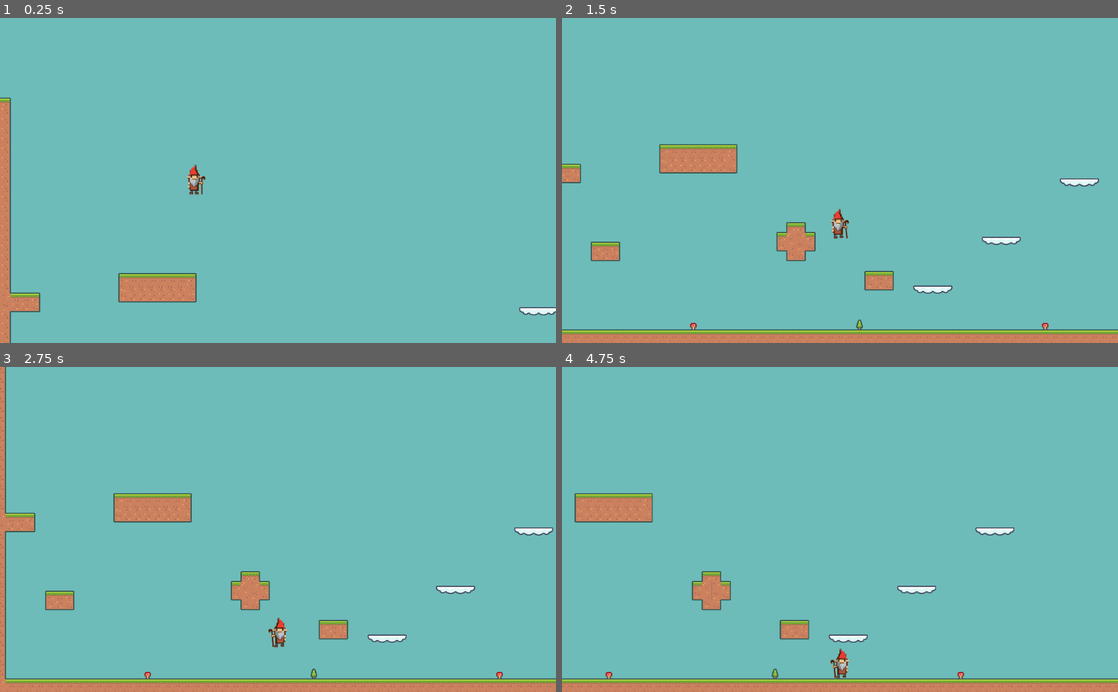
Above: before the commit, frames 1-4 (two rows, left to right).
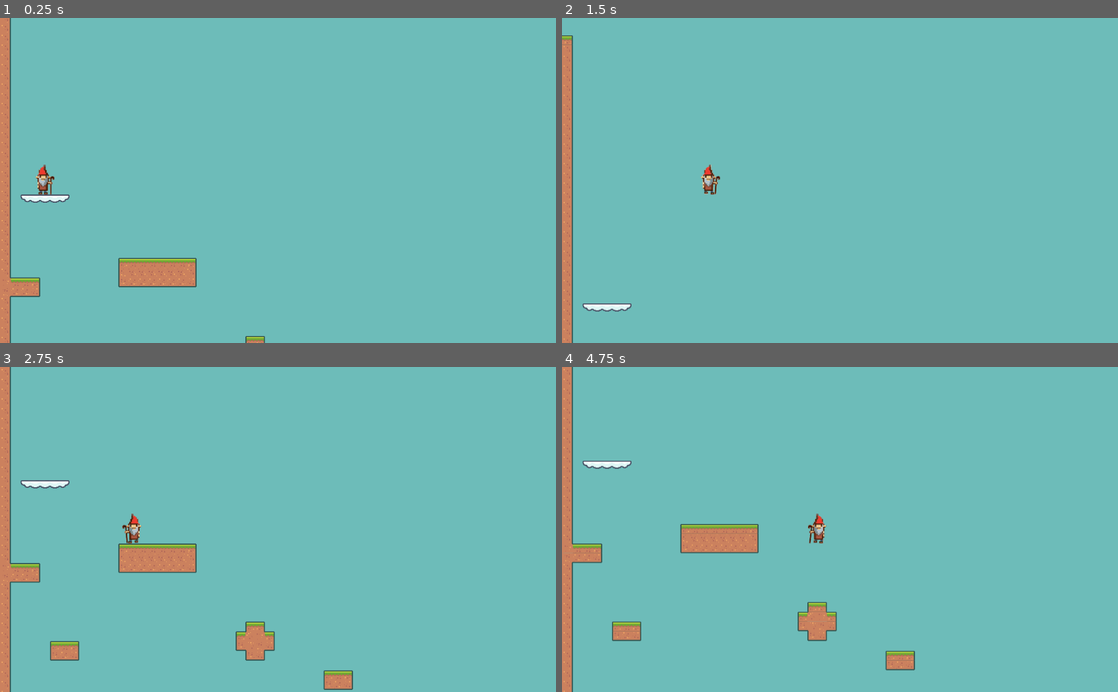
Above: after the commit, the same moments.

Repository: User7800/gamed_prjt2_feb23
Game: Godot game, scene res://MainScene.tscn
Two runs of this game, one before a commit and one after it. Both use one fixed random seed, a clock stepped at 60 frames per second and the inputs below. This scene is started directly instead of the project's main scene.
Inputs:
- Up to frame 1 (0.25 s): no input
- Up to frame 2 (1.5 s): hold Right (ui_right) from 0.53 s (still down); tap Up (ui_up) at 0.77 s
- Up to frame 3 (2.75 s): tap Up (ui_up) at 1.52 s; release Right (ui_right) at 2.03 s; hold Left (ui_left) from 2.03 s (still down)
- Up to frame 4 (4.75 s): release Left (ui_left) at 2.78 s; hold Right (ui_right) 2.78-4.28 s; tap Up (ui_up) at 3.02, 3.77, 4.52 s; hold Left (ui_left) from 4.28 s (still down)

The runs differ from the first frame. In frame 1, 3.6% of the frame differs, in the area x 0-100%, y 0-100%; in frame 2, 9.7%; in frame 3, 12%; in frame 4, 12%.

Commit message:
Tweaked platforms
Made a cloud node to save from the jank of manual hitboxxing one way tiles.

Diff:
--- a/MainScene.tscn
+++ b/MainScene.tscn
@@ -1,16 +1,13 @@
-[gd_scene load_steps=8 format=2]
+[gd_scene load_steps=7 format=2]
 
 [ext_resource path="res://tiles_solid.tscn" type="PackedScene" id=1]
 [ext_resource path="res://ASSETS/Character/Robert.tscn" type="PackedScene" id=2]
 [ext_resource path="res://Obstacles.tscn" type="PackedScene" id=3]
 [ext_resource path="res://ASSETS/Playground level background.png" type="Texture" id=4]
-[ext_resource path="res://tiles_oneway.tscn" type="PackedScene" id=5]
+[ext_resource path="res://platforms/cloud.tscn" type="PackedScene" id=5]
 
 [sub_resource type="RectangleShape2D" id=1]
 extents = Vector2( 2714.5, 105 )
-
-[sub_resource type="RectangleShape2D" id=2]
-extents = Vector2( 36, 4.5 )
 
 [node name="MainScene" type="Node2D"]
 
@@ -19,12 +16,12 @@
 [node name="ParallaxLayer" type="ParallaxLayer" parent="ParallaxBackground"]
 
 [node name="Sprite" type="Sprite" parent="ParallaxBackground/ParallaxLayer"]
-position = Vector2( 351, 72 )
+position = Vector2( 288, 90 )
 scale = Vector2( 7.88715, 4.2284 )
 texture = ExtResource( 4 )
 
 [node name="Robert" parent="." instance=ExtResource( 2 )]
-position = Vector2( -1189, 122 )
+position = Vector2( -1467, 162 )
 __meta__ = {
 "_edit_group_": true
 }
@@ -50,32 +47,14 @@
 position = Vector2( 2704.5, 95 )
 shape = SubResource( 1 )
 
-[node name="oneway" parent="." instance=ExtResource( 5 )]
-tile_data = PoolIntArray( 1507295, 1, 0, 1507296, 1, 1, 1507297, 1, 1, 1507298, 1, 2, 1900503, 1, 0, 1900504, 1, 1, 1900505, 1, 1, 1900506, 1, 2, 2228176, 1, 0, 2228177, 1, 1, 2228178, 1, 1, 2228179, 1, 2 )
-
-[node name="StaticBody2D" type="StaticBody2D" parent="oneway"]
-
-[node name="OneWay" type="CollisionShape2D" parent="oneway/StaticBody2D"]
-position = Vector2( -558, 400.5 )
-shape = SubResource( 2 )
-one_way_collision = true
-
-[node name="OneWay2" type="CollisionShape2D" parent="oneway/StaticBody2D"]
-position = Vector2( -702, 508.5 )
-shape = SubResource( 2 )
-one_way_collision = true
-
-[node name="OneWay3" type="CollisionShape2D" parent="oneway/StaticBody2D"]
-position = Vector2( -828, 598.5 )
-shape = SubResource( 2 )
-one_way_collision = true
-
 [node name="solid" parent="." instance=ExtResource( 1 )]
 position = Vector2( -90, 117 )
-tile_data = PoolIntArray( -327762, 1, 65537, -327761, 1, 65539, -262226, 1, 393217, -262225, 1, 39321 …(44006 unchanged characters)…
+tile_data = PoolIntArray( -1376338, 1, 65537, -1376337, 1, 65539, -1310802, 1, 393217, -1310801, 1, 393219, -1245266, 1, 393217, -1245265, 1, 393219, -1179730, 1, 393217, -1179729, 1, 393219, -1114194, 1, 393217, -1114193, 1, 393219, -1048658, 1, 393217, -1048657, 1, 393219, -983122, 1, 393217, -983121, 1, 393219, -917586, 1, 393217, -917585, 1, 393219, -852050, 1, 393217, -852049, 1, 393219, -786514, 1, 393217, -786513, 1, 393219, -720978, 1, 393217, -720977, 1, 393219, -655442, 1, 393217, -655441, 1, 393219, -589906, 1, 393217, -589905, 1, 393219, -524370, 1, 393217, -524369, 1, 393219, -458834, 1, 393217, -458833, 1, 393219, -393298, 1, 393217, -393297, 1, 393219, -327762, 1, 393217, -327761, 1, 393219, -262226, 1, 393217, -262225, 1, 39321 …(44006 unchanged characters)…
+
+[node name="cloud" parent="." instance=ExtResource( 5 )]
+position = Vector2( -1512, 216 )
 
 [connection signal="body_entered" from="Saw/SawArea" to="Robert" method="_on_SawArea_body_entered"]
 [connection signal="body_entered" from="fall_area" to="Robert" method="_on_Area2D_body_entered"]
 
 [editable path="Saw"]
-[editable path="oneway"]
--- /dev/null
+++ b/platforms/cloud.tscn
@@ -0,0 +1,11 @@
+[gd_scene load_steps=3 format=2]
+
+[ext_resource path="res://platforms/oneway_col.tscn" type="PackedScene" id=1]
+[ext_resource path="res://platforms/tiles_oneway.tscn" type="PackedScene" id=2]
+
+[node name="cloud" type="Node2D"]
+
+[node name="oneway" parent="." instance=ExtResource( 2 )]
+tile_data = PoolIntArray( 0, 1, 0, 1, 1, 1, 2, 1, 1, 3, 1, 1, 4, 1, 2 )
+
+[node name="oneway_col" parent="oneway" instance=ExtResource( 1 )]
--- /dev/null
+++ b/platforms/oneway_col.tscn
@@ -0,0 +1,15 @@
+[gd_scene load_steps=2 format=2]
+
+[sub_resource type="RectangleShape2D" id=1]
+extents = Vector2( 45, 4.5 )
+
+[node name="oneway_col" type="StaticBody2D"]
+position = Vector2( 9, 0 )
+__meta__ = {
+"_edit_group_": true
+}
+
+[node name="CollisionShape2D" type="CollisionShape2D" parent="."]
+position = Vector2( 36, 4.5 )
+shape = SubResource( 1 )
+one_way_collision = true
--- a/tiles_oneway.tscn
+++ b/platforms/tiles_oneway.tscn
@@ -10,7 +10,7 @@
 0/region = Rect2( 288, 0, 72, 126 )
 0/tile_mode = 1
 0/autotile/bitmask_mode = 1
-0/autotile/bitmask_flags = [ Vector2( 0, 5 ), 146, Vector2( 0, 6 ), 154, Vector2( 1, 0 ), 432, Vector2( 1, 1 ), 438, Vector2( 1, 2 ), 54, Vector2( 1, 3 ), 48, Vector2( 1, 4 ), 191, Vector2( 1, 5 ), 186, Vector2( 1, 6 ), 18, Vector2( 2, 0 ), 504, Vector2( 2, 1 ), 511, Vector2( 2, 2 ), 63, Vector2( 2, 3 ), 56, Vector2( 2, 4 ), 48, Vector2( 2, 6 ), 178, Vector2( 3, 0 ), 216, Vector2( 3, 1 ), 219, Vector2( 3, 2 ), 27, Vector2( 3, 3 ), 24, Vector2( 3, 6 ), 24 ]
+0/autotile/bitmask_flags = [ Vector2( 0, 5 ), 146, Vector2( 0, 6 ), 154, Vector2( 1, 0 ), 432, Vector2( 1, 1 ), 438, Vector2( 1, 2 ), 54, Vector2( 1, 4 ), 191, Vector2( 1, 5 ), 186, Vector2( 1, 6 ), 18, Vector2( 2, 0 ), 504, Vector2( 2, 1 ), 511, Vector2( 2, 2 ), 63, Vector2( 2, 4 ), 48, Vector2( 2, 6 ), 178, Vector2( 3, 0 ), 216, Vector2( 3, 1 ), 219, Vector2( 3, 2 ), 27, Vector2( 3, 4 ), 56, Vector2( 3, 6 ), 24 ]
 0/autotile/icon_coordinate = Vector2( 0, 0 )
 0/autotile/tile_size = Vector2( 18, 18 )
 0/autotile/spacing = 0
--- a/tiles_solid.tscn
+++ b/tiles_solid.tscn
@@ -1,6 +1,7 @@
-[gd_scene load_steps=37 format=2]
+[gd_scene load_steps=39 format=2]
 
 [ext_resource path="res://ASSETS/lvl1_tiles_packed.png" type="Texture" id=1]
+[ext_resource path="res://ASSETS/IndustrialTile_03.png" type="Texture" id=2]
 
 [sub_resource type="ConvexPolygonShape2D" id=2]
 points = PoolVector2Array( 0, 0, 18, 0, 18, 18, 0, 18 )
@@ -103,6 +104,9 @@
 
 [sub_resource type="ConvexPolygonShape2D" id=35]
 points = PoolVector2Array( 0, 0, 18, 0, 18, 18, 0, 18 )
+
+[sub_resource type="ConvexPolygonShape2D" id=36]
+points = PoolVector2Array( 0, 0, 32, 0, 32, 32, 0, 32 )
 
 [sub_resource type="TileSet" id=1]
 1/name = "lvl1_tiles_packed.png 1"
@@ -409,6 +413,27 @@
 "shape_transform": Transform2D( 1, 0, 0, 1, 0, 0 )
 } ]
 5/z_index = 0
+6/name = "IndustrialTile_03.png 6"
+6/texture = ExtResource( 2 )
+6/tex_offset = Vector2( 0, 0 )
+6/modulate = Color( 1, 1, 1, 1 )
+6/region = Rect2( 0, 0, 32, 32 )
+6/tile_mode = 0
+6/occluder_offset = Vector2( 0, 0 )
+6/navigation_offset = Vector2( 0, 0 )
+6/shape_offset = Vector2( 0, 0 )
+6/shape_transform = Transform2D( 1, 0, 0, 1, 0, 0 )
+6/shape = SubResource( 36 )
+6/shape_one_way = false
+6/shape_one_way_margin = 1.0
+6/shapes = [ {
+"autotile_coord": Vector2( 0, 0 ),
+"one_way": false,
+"one_way_margin": 1.0,
+"shape": SubResource( 36 ),
+"shape_transform": Transform2D( 1, 0, 0, 1, 0, 0 )
+} ]
+6/z_index = 0
 
 [node name="solid" type="TileMap"]
 tile_set = SubResource( 1 )
